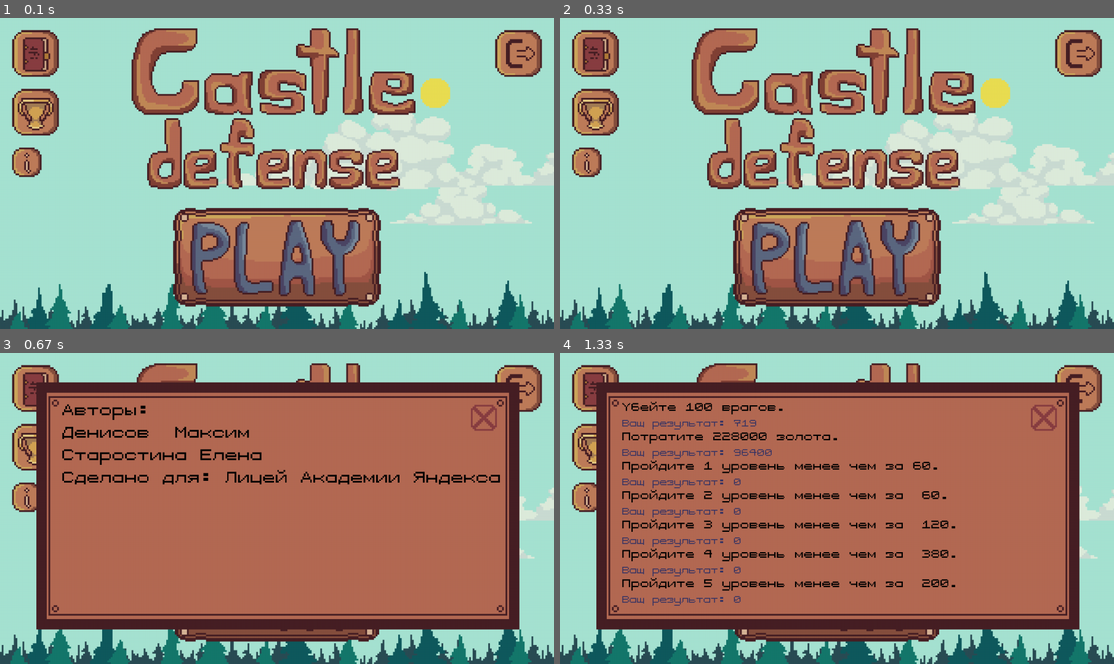
Above: before the commit, frames 1-4 (two rows, left to right).
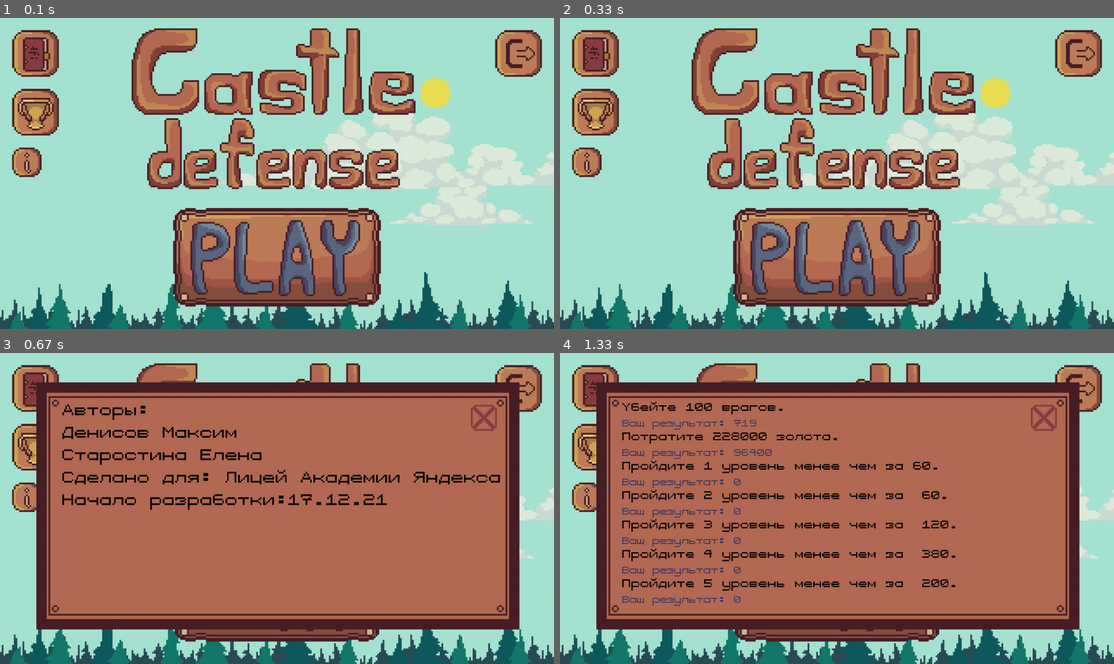
Above: after the commit, the same moments.

Repository: LenaSup/PyGame_project
Game: pygame game, started from main.py
The game is run twice, just before and just after one commit, with the same random seed, the same clock (stepped at 60 frames per second) and the same inputs.
Inputs (mouse positions are in pixels of both pictures, inside the frame that each line leads up to):
- Up to frame 1 (0.1 s): no input
- Up to frame 2 (0.33 s): no input
- Up to frame 3 (0.67 s): click (27, 496) at 0.38 s
- Up to frame 4 (1.33 s): click (1041, 418) at 0.72 s; click (593, 446) at 1.05 s

Frames 1-2 are identical in both runs. In frame 3, 1.1% of the frame differs, in the area x 11-70%, y 23-51%; in frame 4, nothing differs.

Commit message:
Теперь точно всё

Diff:
--- a/main.py
+++ b/main.py
@@ -346,9 +346,10 @@
         self.f = pygame.font.Font('7X7PixelizedRegular.ttf', 36)
         self.text = []
         self.text.append(self.f.render('Авторы:', False, (0, 0, 0)))
-        self.text.append(self.f.render('Денисов  Максим', False, (0, 0, 0)))
+        self.text.append(self.f.render('Денисов Максим', False, (0, 0, 0)))
         self.text.append(self.f.render('Старостина Елена', False, (0, 0, 0)))
         self.text.append(self.f.render('Сделано для: Лицей Академии Яндекса', False, (0, 0, 0)))
+        self.text.append(self.f.render('Начало разработки:17.12.21', False, (0, 0, 0)))
 
     def info_display(self, screen, size):
         done = True
